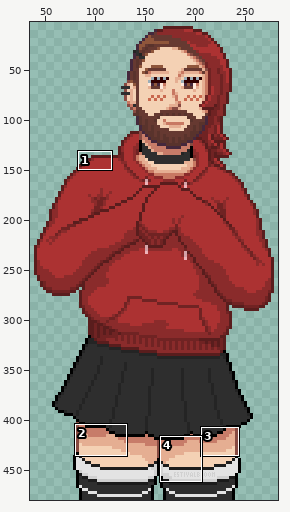
One commit to this sprite sheet: public/assets/art/full-3x-wm.png. The first picture is a wide view before the edit; the outline marks the close-up.
Close-up. Before:
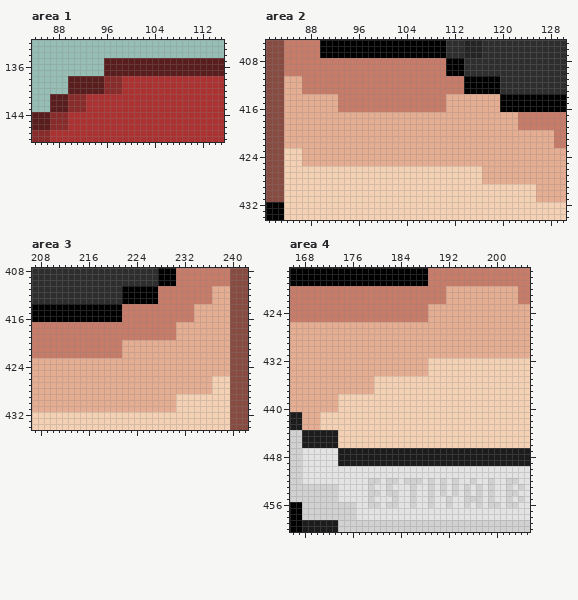
The file is 318x480 pixels. Colours within 5 levels of each other are drawn and written as one. Shown: area 1: x 84..115, y 132..148; area 2: x 81..130, y 405..434; area 3: x 207..242, y 408..434; area 4: x 166..205, y 417..460. The wide view leaves out empty margins. The commit also changed other parts of the picture, which this record leaves out.
Now the later version:
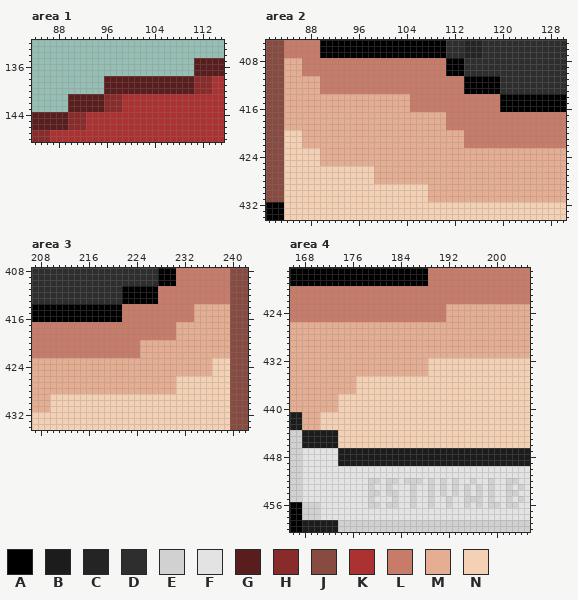
Palette (. is transparent): A #000000  B #1c1c1c  C #242424  D #2e2e2e  E #d1d1d1  F #e3e3e3  G #591d1d  H #8a2b2b  J #874b42  K #ac3232  L #c77c69  M #e5ae92  N #f4d1b4
Edits made:
Changed rows in their new state; - is an unchanged pixel.
Area 1:
first column x 87:
135 ---------...............---
136 ---------...............---
137 ---------...............---
138 ---......GGGGGGGGGGGGGGGHHH
139 ---......GGGGGGGGGGGGGGGHHH
140 ---......GGGGGGGGGGGGGGGHHH
141 ...GGGGGGHHH---------------
142 ...GGGGGGHHH---------------
143 ...GGGGGGHHH---------------
144 GGGHHH---------------------
145 GGGHHH---------------------
146 GGGHHH---------------------
Area 2:
first column x 84:
408 MMM------------------------------------------
409 MMM------------------------------------------
410 MMM------------------------------------------
411 ---MMM---------------------------------------
412 ---MMM---------------------------------------
413 ---MMM---------------------------------------
414 ---------MMMMMMMMMMMM------LLLLLLLLL---------
415 ---------MMMMMMMMMMMM------LLLLLLLLL---------
416 ---------MMMMMMMMMMMM------LLLLLLLLL---------
417 ---------------------------LLLLLLLLLLLL------
418 ---------------------------LLLLLLLLLLLL------
419 ---------------------------LLLLLLLLLLLL------
420 NNN---------------------------LLLLLLLLLLLLLLL
421 NNN---------------------------LLLLLLLLLLLLLLL
422 NNN---------------------------LLLLLLLLLLLLLLL
423 ---NNN---------------------------------------
424 ---NNN---------------------------------------
425 ---NNN---------------------------------------
426 ---------------MMMMMMMMMMMMMMMMMM------------
427 ---------------MMMMMMMMMMMMMMMMMM------------
428 ---------------MMMMMMMMMMMMMMMMMM------------
429 ------------------------MMMMMMMMMMMMMMMMMM---
430 ------------------------MMMMMMMMMMMMMMMMMM---
431 ------------------------MMMMMMMMMMMMMMMMMM---
Area 3:
first column x 237:
411 LLL
412 LLL
413 LLL
first column x 210:
420 ------------LLL---------------
421 ------------LLL---------------
422 ------------LLL---------------
423 ---------------------------NNN
424 ---------------------------NNN
425 ---------------------------NNN
426 ---------------------NNNNNN---
427 ---------------------NNNNNN---
428 ---------------------NNNNNN---
429 NNNNNNNNNNNNNNNNNNNNN---------
430 NNNNNNNNNNNNNNNNNNNNN---------
431 NNNNNNNNNNNNNNNNNNNNN---------
Area 4:
first column x 189:
420 ---LLLLLLLLLLLL
421 ---LLLLLLLLLLLL
422 ---LLLLLLLLLLLL
423 LLL------------
424 LLL------------
425 LLL------------
first column x 177:
435 NNN
436 NNN
437 NNN
first column x 168:
453 FFFFFF---
454 FFFFFF---
455 FFFFFF---
456 ---FFFFFF
457 ---FFFFFF
458 ---FFFFFF
